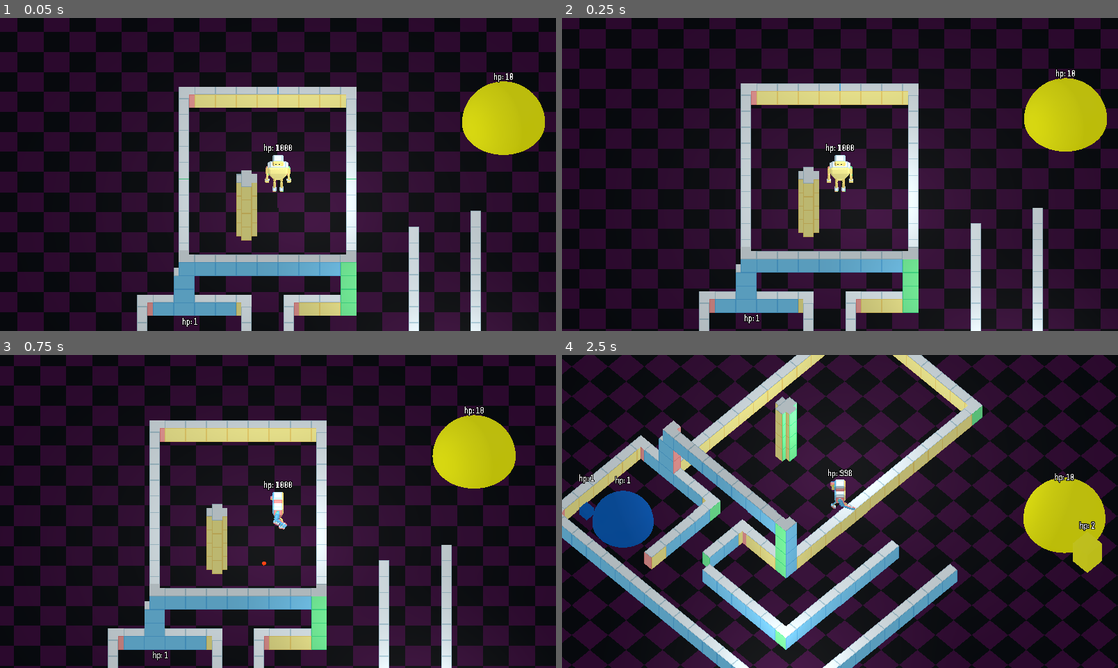
Above: before the commit, frames 1-4 (two rows, left to right).
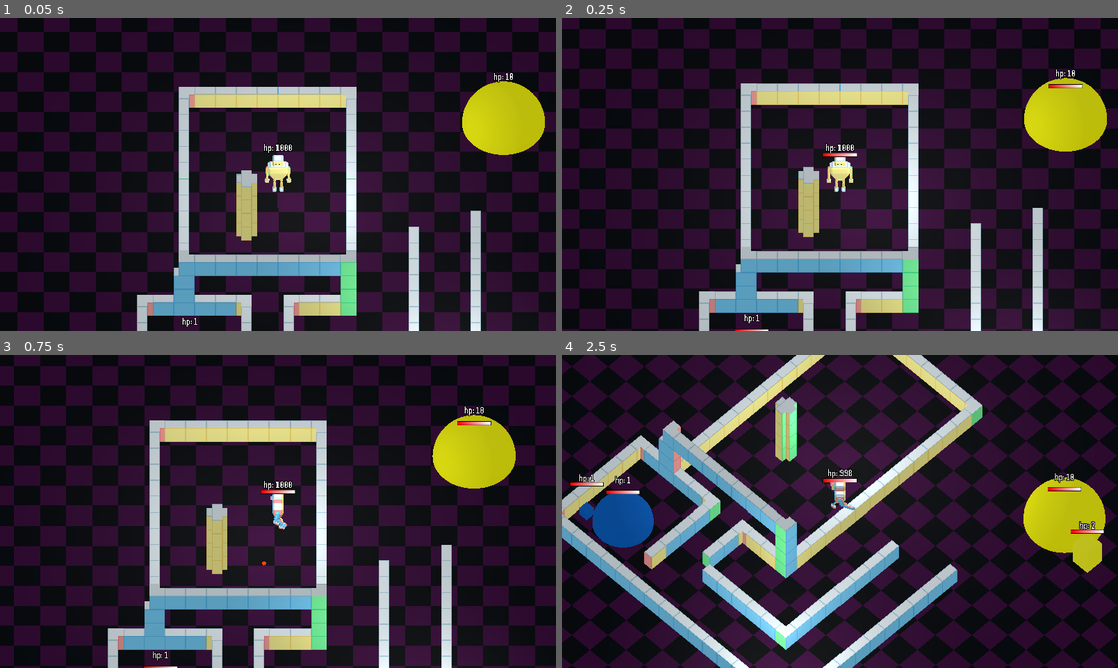
Above: after the commit, the same moments.

Repository: markguinn/kitbash-toy-clash
Game: Godot game, scene res://levels/dev/proto1.tscn
The game is run twice, just before and just after one commit, with the same random seed, the same clock (stepped at 60 frames per second) and the same inputs.
Inputs:
- Up to frame 1 (0.05 s): no input
- Up to frame 2 (0.25 s): no input
- Up to frame 3 (0.75 s): hold Right (right) from 0.53 s (still down); hold Z (attack1) from 0.53 s (still down)
- Up to frame 4 (2.5 s): release Right (right) at 1.28 s; release Z (attack1) at 1.28 s; hold S (down) 1.28-2.03 s; tap X (attack2) at 1.35 s; hold Right (right) from 2.03 s (still down); hold Tab (switch_cam) from 2.03 s (still down)

Frame 1 is identical in both runs. In frame 2, 0.2% of the frame differs, in the area x 31-94%, y 21-100%; in frame 3, 0.2%; in frame 4, 0.4%, in the area x 1-98%, y 39-58%.

Commit message:
textured health bars

Diff:
--- a/common/life.gd
+++ b/common/life.gd
@@ -16,15 +16,20 @@
 
 var label: Label3D
 var hp: float
+var healthBar: TextureProgressBar
 
 
 func _ready() -> void:
 	hp = starting_hp
+	if starting_hp > max_hp: max_hp = starting_hp
 	if not host:
 		host = get_parent()
 	label = get_node_or_null("HealthLabel")
 	if not label:
 		label = host.get_node_or_null("HealthLabel")
+	healthBar = get_node_or_null("HealthBar/the/health/bar")
+	if not healthBar:
+		healthBar = host.get_node_or_null("HealthBar/the/health/bar")
 	_update_label()
 
 
@@ -62,3 +67,6 @@
 func _update_label() -> void:
 	if label:
 		label.text = "hp: %d" % [int(hp)]
+	if healthBar:
+		healthBar.value = (hp / max_hp) * 100
+		# print("new health bar value:"+str(healthBar.value))
--- a/enemies/enemy.tscn
+++ b/enemies/enemy.tscn
@@ -11,6 +11,25 @@
 
 [sub_resource type="BoxShape3D" id="BoxShape3D_iynve"]
 size = Vector3(2.2, 2, 2.2)
+
+[sub_resource type="ViewportTexture" id="ViewportTexture_kdu0b"]
+viewport_path = NodePath("HealthBar/the/health")
+
+[sub_resource type="Gradient" id="Gradient_en1mp"]
+colors = PackedColorArray(0, 0, 0, 1, 0, 0, 0, 1)
+
+[sub_resource type="GradientTexture2D" id="GradientTexture2D_07tka"]
+gradient = SubResource("Gradient_en1mp")
+width = 82
+height = 10
+
+[sub_resource type="Gradient" id="Gradient_xgimp"]
+colors = PackedColorArray(1, 0, 0, 1, 1, 1, 1, 1)
+
+[sub_resource type="GradientTexture2D" id="GradientTexture2D_3t1x0"]
+gradient = SubResource("Gradient_xgimp")
+width = 80
+height = 8
 
 [node name="Enemy" type="CharacterBody3D" unique_id=1807322689 groups=["enemies"]]
 collision_layer = 8
@@ -56,3 +75,22 @@
 text = "health: 2"
 font = ExtResource("5_07tka")
 font_size = 48
+
+[node name="HealthBar" type="Node3D" parent="." unique_id=1040571404]
+transform = Transform3D(4, 0, 0, 0, 4, 0, 0, 0, 4, 0, 5, 0)
+
+[node name="the" type="Sprite3D" parent="HealthBar" unique_id=811309685]
+billboard = 1
+texture = SubResource("ViewportTexture_kdu0b")
+
+[node name="health" type="SubViewport" parent="HealthBar/the" unique_id=1652163268]
+transparent_bg = true
+size = Vector2i(82, 10)
+
+[node name="bar" type="TextureProgressBar" parent="HealthBar/the/health" unique_id=1726116059]
+offset_right = 82.0
+offset_bottom = 40.0
+value = 75.0
+texture_under = SubResource("GradientTexture2D_07tka")
+texture_progress = SubResource("GradientTexture2D_3t1x0")
+texture_progress_offset = Vector2(1, 1)
--- a/enemies/spawner.tscn
+++ b/enemies/spawner.tscn
@@ -10,6 +10,25 @@
 
 [sub_resource type="SphereShape3D" id="SphereShape3D_7sxga"]
 radius = 3.5
+
+[sub_resource type="ViewportTexture" id="ViewportTexture_en1mp"]
+viewport_path = NodePath("HealthBar/the/health")
+
+[sub_resource type="Gradient" id="Gradient_xgimp"]
+colors = PackedColorArray(0, 0, 0, 1, 0, 0, 0, 1)
+
+[sub_resource type="GradientTexture2D" id="GradientTexture2D_t8evb"]
+gradient = SubResource("Gradient_xgimp")
+width = 82
+height = 10
+
+[sub_resource type="Gradient" id="Gradient_f4crx"]
+colors = PackedColorArray(1, 0, 0, 1, 1, 1, 1, 1)
+
+[sub_resource type="GradientTexture2D" id="GradientTexture2D_h2hsm"]
+gradient = SubResource("Gradient_f4crx")
+width = 80
+height = 8
 
 [node name="Spawner" type="StaticBody3D" unique_id=1330096657 groups=["spawners"]]
 collision_layer = 8
@@ -39,6 +58,25 @@
 font = ExtResource("3_en1mp")
 font_size = 48
 
+[node name="HealthBar" type="Node3D" parent="." unique_id=505668356]
+transform = Transform3D(4, 0, 0, 0, 4, 0, 0, 0, 4, 0, 5, 0)
+
+[node name="the" type="Sprite3D" parent="HealthBar" unique_id=1032024360]
+billboard = 1
+texture = SubResource("ViewportTexture_en1mp")
+
+[node name="health" type="SubViewport" parent="HealthBar/the" unique_id=321778681]
+transparent_bg = true
+size = Vector2i(82, 10)
+
+[node name="bar" type="TextureProgressBar" parent="HealthBar/the/health" unique_id=530466794]
+offset_right = 82.0
+offset_bottom = 40.0
+value = 75.0
+texture_under = SubResource("GradientTexture2D_t8evb")
+texture_progress = SubResource("GradientTexture2D_h2hsm")
+texture_progress_offset = Vector2(1, 1)
+
 [node name="Life" type="Node" parent="." unique_id=2033270747]
 script = ExtResource("4_en1mp")
 metadata/_custom_type_script = "uid://cy8ptutfeorc6"
--- a/player/player.tscn
+++ b/player/player.tscn
@@ -38,6 +38,25 @@
 [sub_resource type="CapsuleShape3D" id="CapsuleShape3D_l7t1d"]
 radius = 1.2
 height = 3.0
+
+[sub_resource type="ViewportTexture" id="ViewportTexture_boad6"]
+viewport_path = NodePath("HealthBar/the/health")
+
+[sub_resource type="Gradient" id="Gradient_en1mp"]
+colors = PackedColorArray(0, 0, 0, 1, 0, 0, 0, 1)
+
+[sub_resource type="GradientTexture2D" id="GradientTexture2D_rgyib"]
+gradient = SubResource("Gradient_en1mp")
+width = 82
+height = 10
+
+[sub_resource type="Gradient" id="Gradient_xgimp"]
+colors = PackedColorArray(1, 0, 0, 1, 1, 1, 1, 1)
+
+[sub_resource type="GradientTexture2D" id="GradientTexture2D_hg6s5"]
+gradient = SubResource("Gradient_xgimp")
+width = 80
+height = 8
 
 [node name="Player" type="CharacterBody3D" unique_id=1653260376 groups=["player"]]
 collision_layer = 2
@@ -125,6 +144,25 @@
 font_size = 48
 width = 512.0
 
+[node name="HealthBar" type="Node3D" parent="." unique_id=2009962165]
+transform = Transform3D(4, 0, 0, 0, 4, 0, 0, 0, 4, 0, 5, 0)
+
+[node name="the" type="Sprite3D" parent="HealthBar" unique_id=596231710]
+billboard = 1
+texture = SubResource("ViewportTexture_boad6")
+
+[node name="health" type="SubViewport" parent="HealthBar/the" unique_id=992856522]
+transparent_bg = true
+size = Vector2i(82, 10)
+
+[node name="bar" type="TextureProgressBar" parent="HealthBar/the/health" unique_id=550234112]
+offset_right = 82.0
+offset_bottom = 40.0
+value = 75.0
+texture_under = SubResource("GradientTexture2D_rgyib")
+texture_progress = SubResource("GradientTexture2D_hg6s5")
+texture_progress_offset = Vector2(1, 1)
+
 [node name="Life" type="Node" parent="." unique_id=1673273175]
 script = ExtResource("4_yw30f")
 starting_hp = 1000.0
